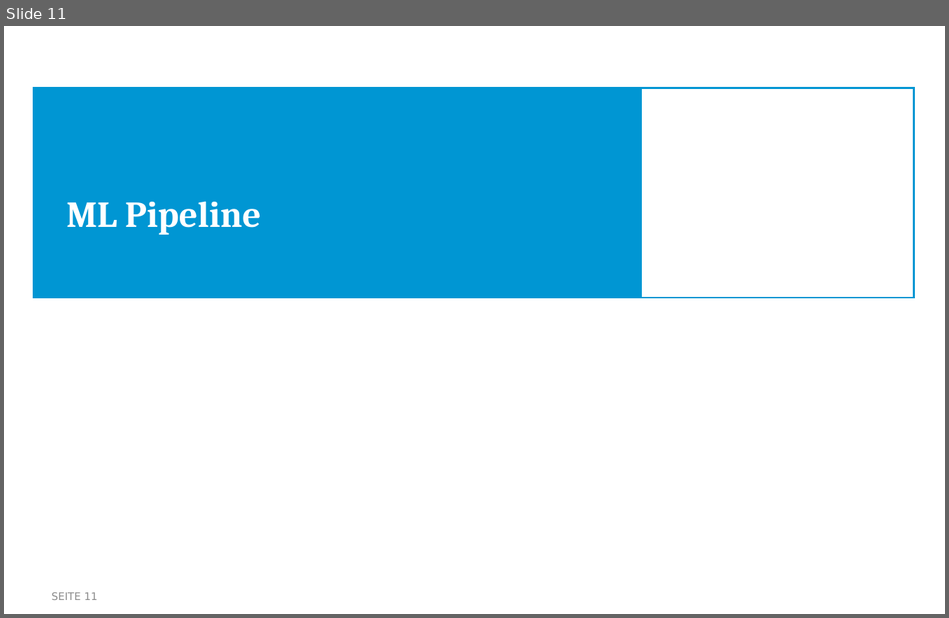
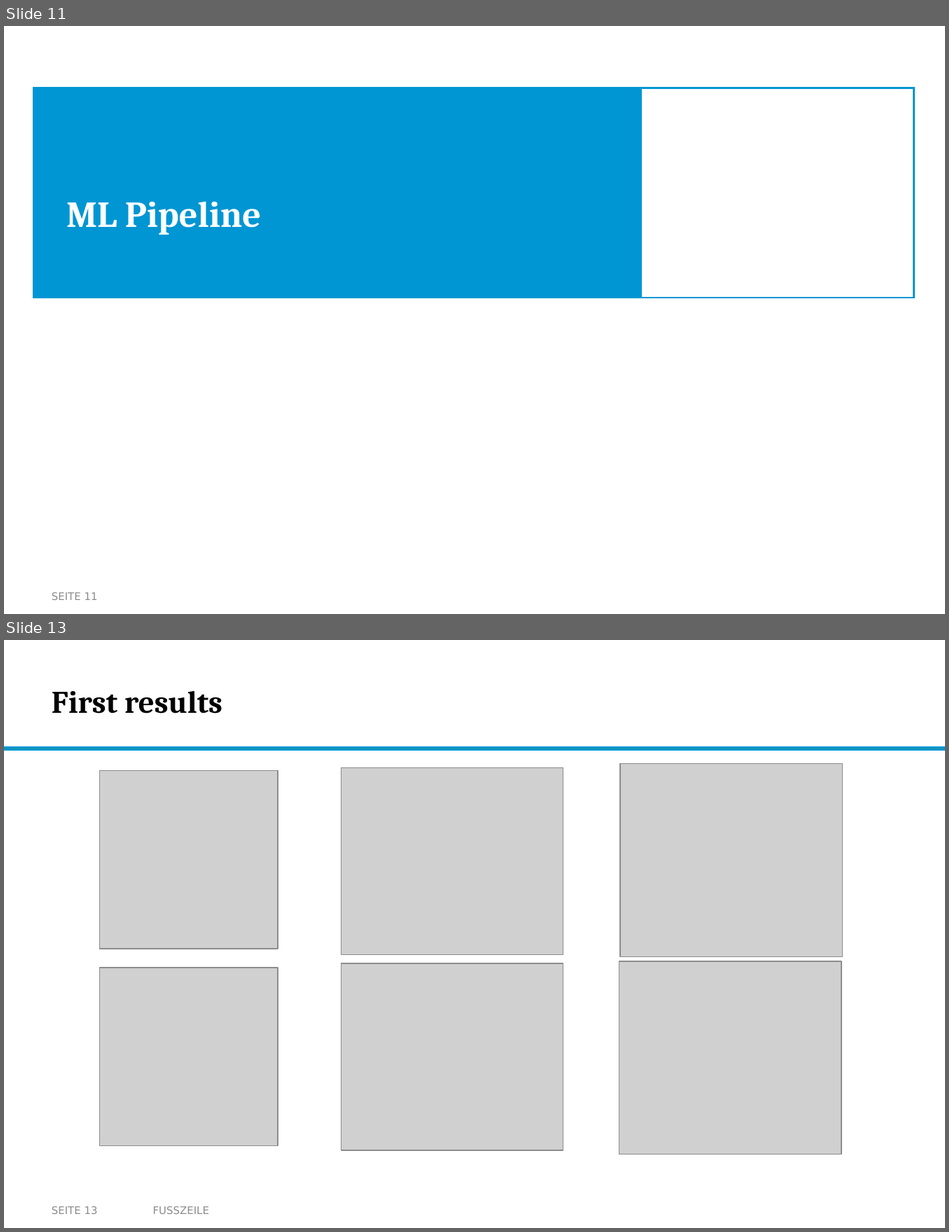
Before and after one commit to nikmaster/wu_dslab_infrared-city, a slide deck: deliverables/3b. intermediate slides/Intermediate Slides.pptx. Shown one above the other, each under a label of ours: slide 11 before the commit, slides 11 and 13 after it; the slides between them are not shown. The pictures are 949x618 and 949x1232 pixels, drawn with LibreOffice and Linux fonts; fonts in the diff are those of the drawing; grey boxes stand for pictures; background and template pictures are left out. Boxes give left, top, right and bottom in pixels: in the first picture for what was removed or moved away, otherwise in the second. Text is boxed around its words. In the diff, an @@ line names an element or a change of style, - is before the commit and + after.

```diff
--- a/deliverables/3b. intermediate slides/Intermediate Slides.pptx
+++ b/deliverables/3b. intermediate slides/Intermediate Slides.pptx
@@ slide 13 added at [4,640,945,1228], background #FFFFFF @@
@@ title added at [52,691,222,714], 24 pt, text #000000, bold @@
+First results
@@ rectangle added at [4,747,945,750], fill #0C94B7, outline #0096D3 1 pt @@
@@ picture added at [620,763,843,956] @@
@@ picture added at [100,771,278,949] @@
@@ picture added at [341,768,563,955] @@
@@ picture added at [100,968,278,1145] @@
@@ picture added at [341,963,563,1151] @@
@@ picture added at [619,962,841,1154] @@
@@ page number added at [52,1206,98,1214], 8 pt, text #8C8C8C @@
+SEITE 13
@@ text added at [153,1206,209,1214], 8 pt, text #8C8C8C @@
+FUSSZEILE
```
Also in this commit, not shown: 2 other slides added, 2 slides removed.
